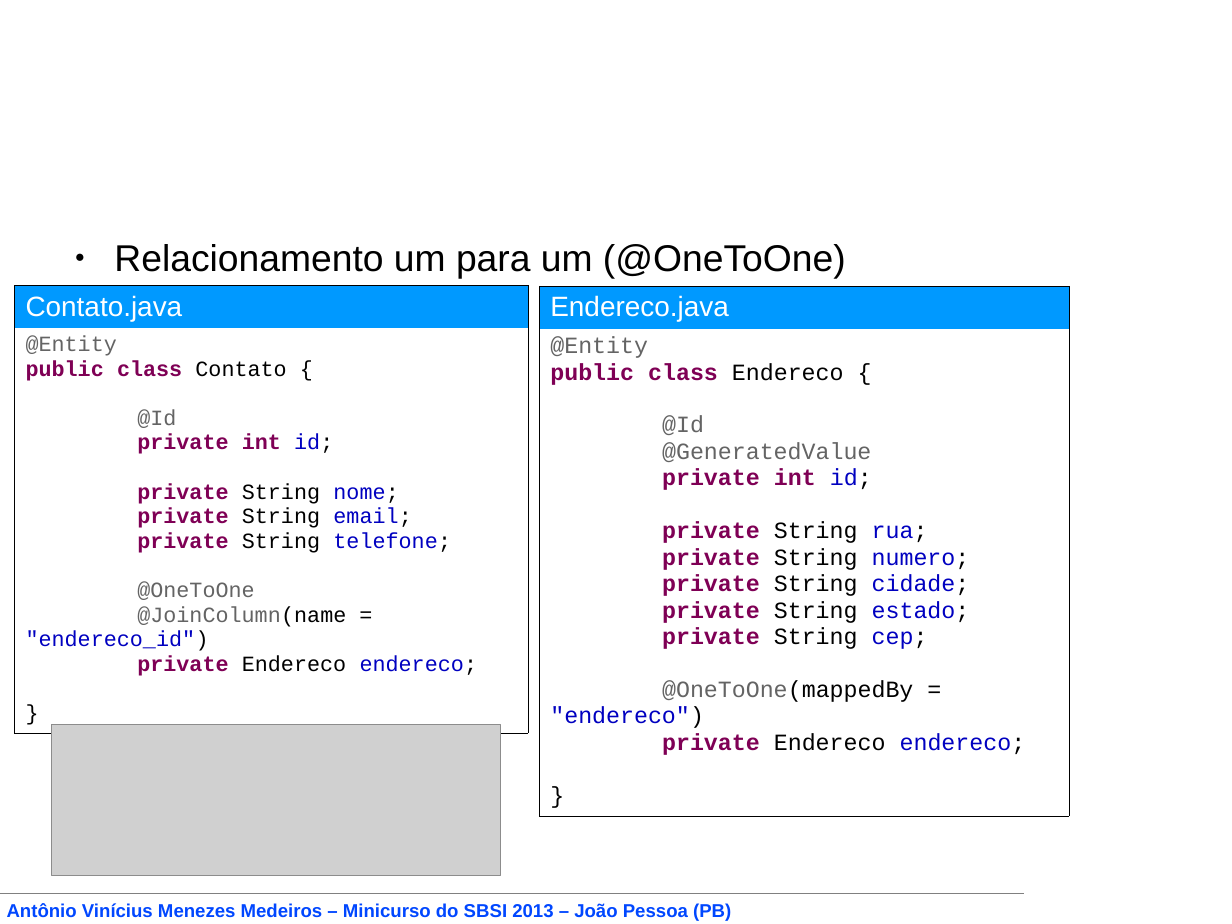
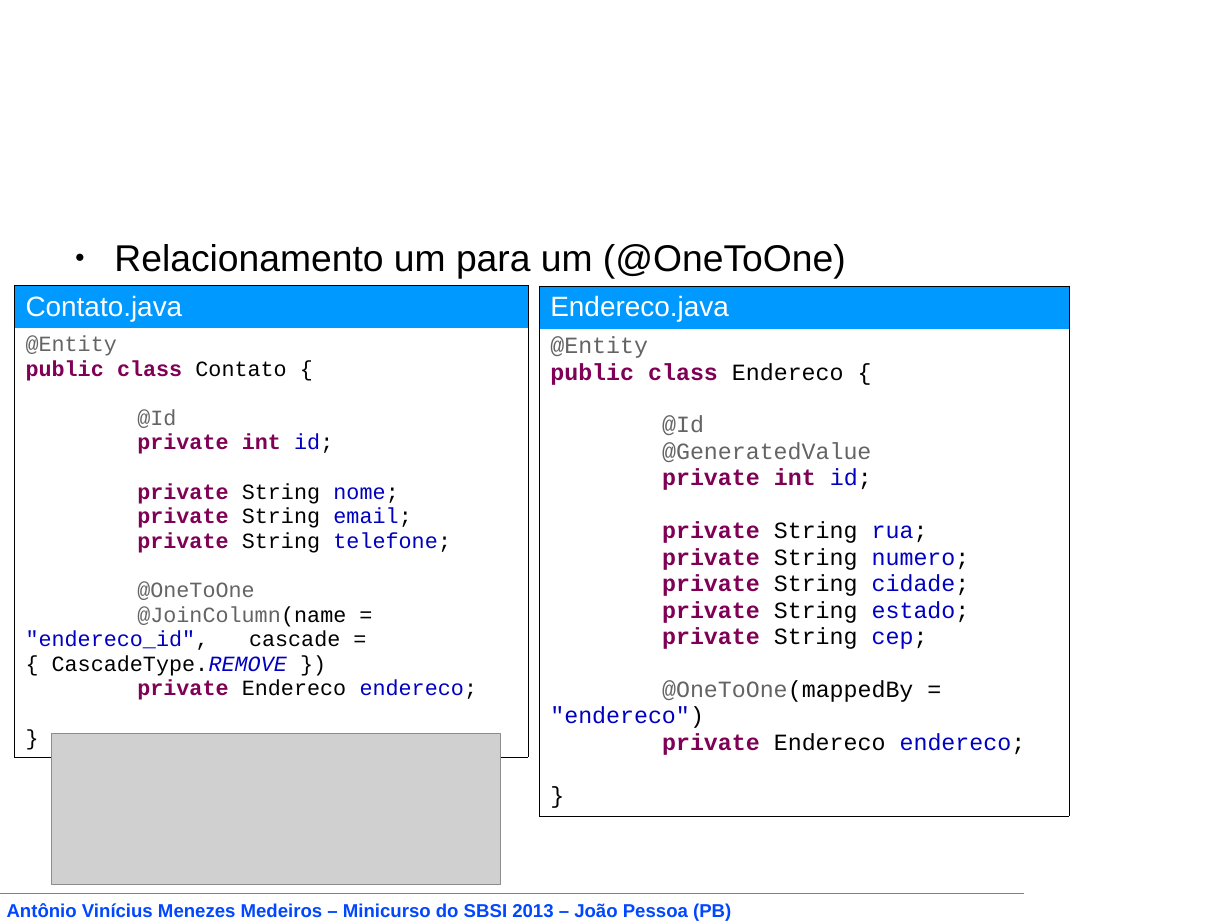
Before and after one commit to vinyanalista/javaee6tutorial, a slide deck: slide 65 of apresentacao/Desenvolvimento de Aplicações Corporativas com a Plataforma Java EE 6.odp (slide 64 before the commit). Drawn at 1232x924 pixels with LibreOffice and Linux fonts; fonts in the diff are those of the drawing; grey boxes stand for pictures; background and template pictures are left out. Boxes give left, top, right and bottom in pixels: in the first picture for what was removed or moved away, otherwise in the second. Text is boxed around its words. In the diff, an @@ line names an element or a change of style, - is before the commit and + after.

```diff
--- a/apresentacao/Desenvolvimento de Aplicações Corporativas com a Plataforma Java EE 6.odp
+++ b/apresentacao/Desenvolvimento de Aplicações Corporativas com a Plataforma Java EE 6.odp
@@ table at (x1=15, y1=285, x2=528, y2=722) @@
@@ row 2, column 1: "@Entity / public class Contato { / @Id / private int id; / private String nome; / private String email; / private String telefone; / @OneToOne / @JoinColumn(name = "endereco_id") / private Endereco endereco; / }" to "@Entity / public class Contato { / @Id / private int id; / private String nome; / private String email; / private String telefone; / @OneToOne / @JoinColumn(name = "endereco_id", cascade = { CascadeType.REMOVE }) / private Endereco endereco; / }" @@
@@ picture moved from (x1=51, y1=724, x2=500, y2=875) to (x1=51, y1=733, x2=500, y2=884) @@
```
Also in this commit, not shown: 18 other slides changed, 28 slides added, 1 slide removed, 58 other files.
